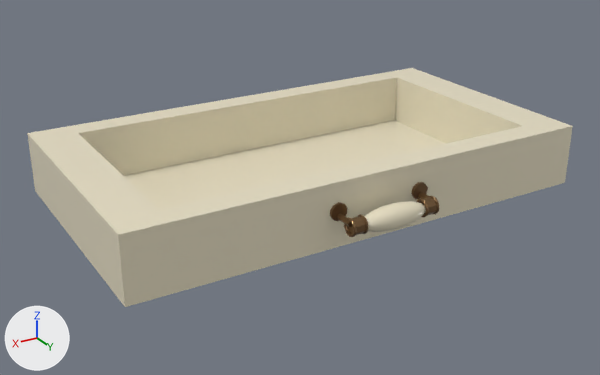
The FBX model Assets/3D/drawer.fbx, before and after one commit.
The view is the same before and after, from a 50 mm lens placed at (3.7, 24.91, 4.53), pointed at (0.13, 18.96, 1.56). The axes (+X, +Y, +Z) are drawn at lower left. The lights are the same throughout. The older version comes first. Where no turn or scale is listed for an object, it has been applied to the vertices.

Objects in the first picture: 'Cajon'.
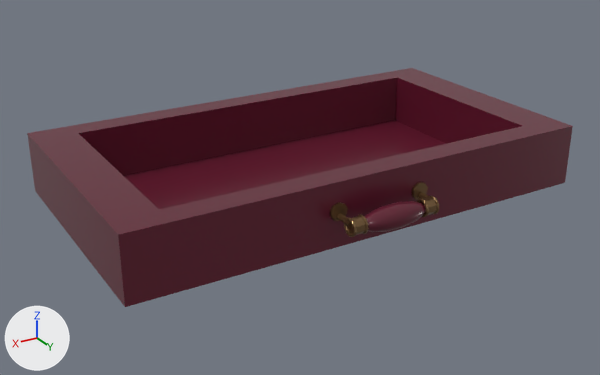
Where the change shows, as pixel boxes (x1, y1, x2, y2) in the pictures (600 x 375 px):
'Cajon', recoloured (darker)
    both: (27, 68, 573, 307)

The change in detail:
Material 'Marfil craquelado' (mat_marfil_craquelado) changes colour from pale yellow #eae1c5 to dark red #61192e; in linear values from (0.82, 0.75, 0.56) to (0.12, 0.00972, 0.0273).
